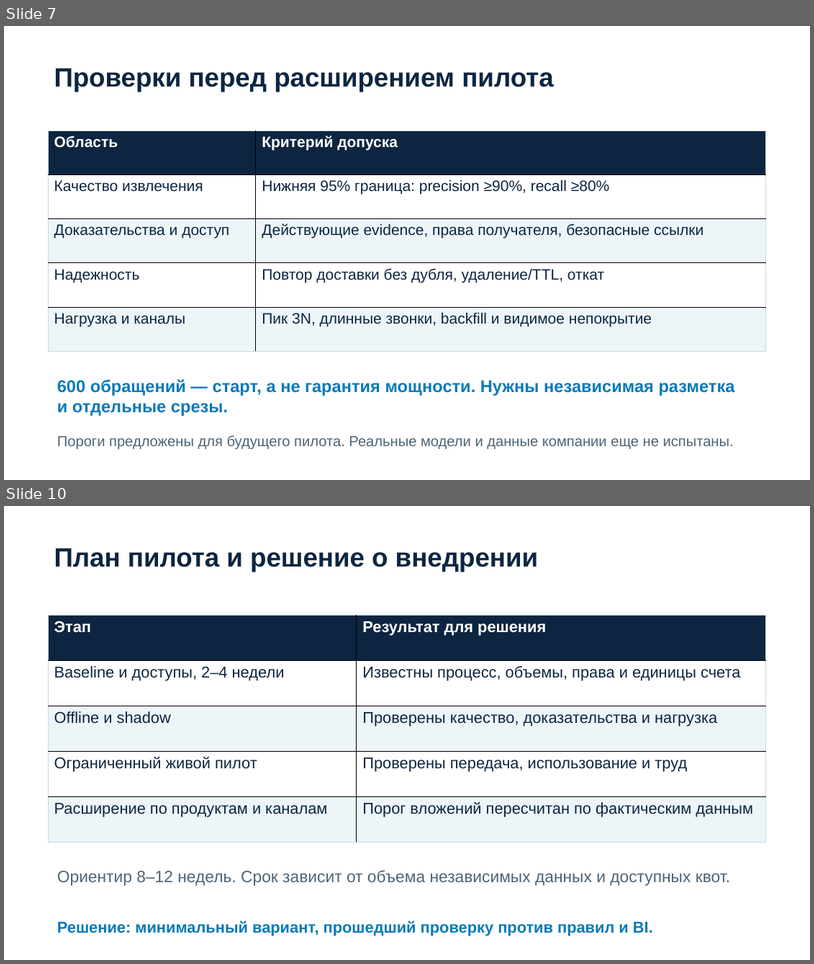
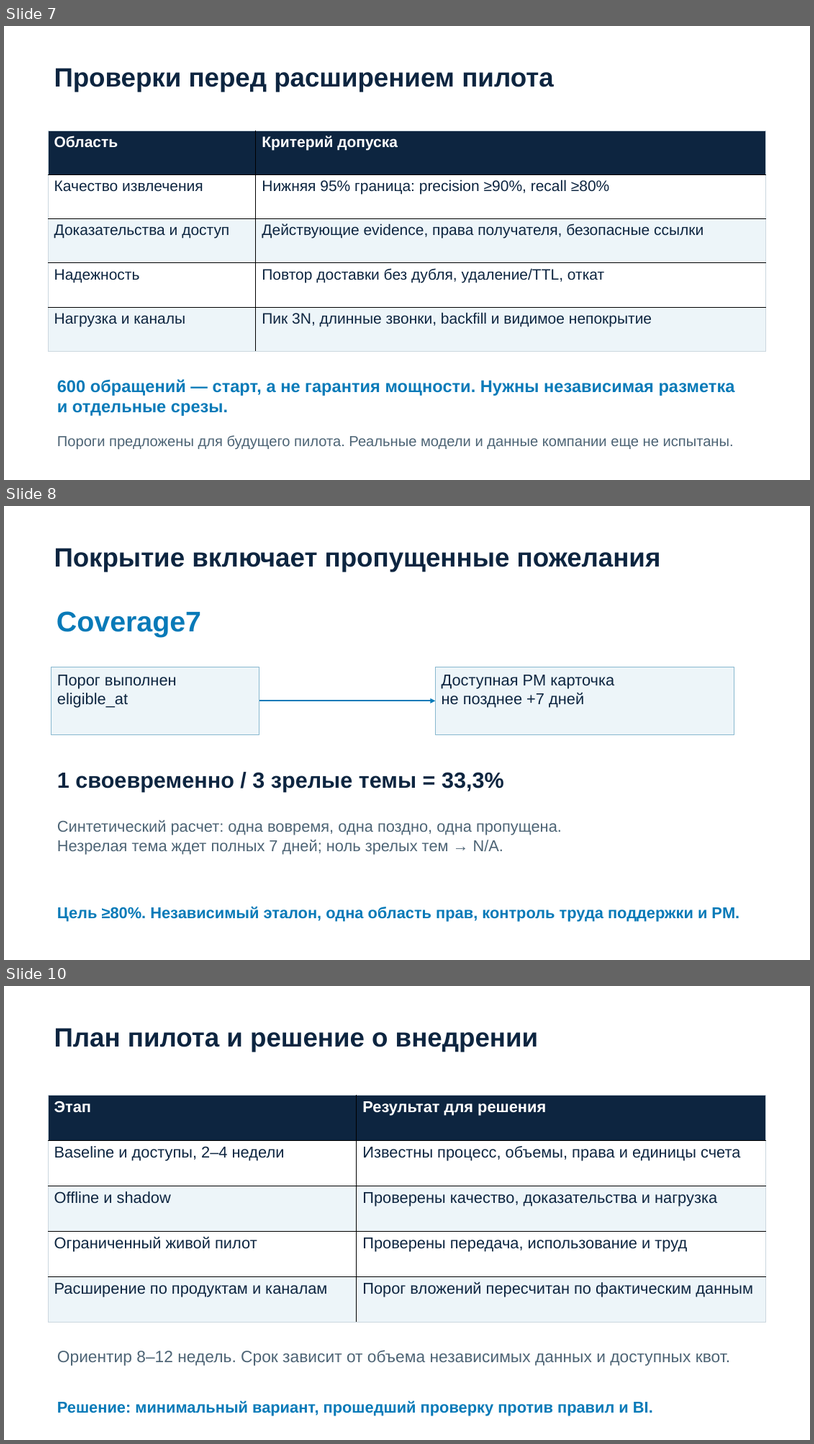
Before and after one commit to egorbaranos-max/intelligence-cup-feedback-agent, a slide deck: submission/presentation.pptx. Shown one above the other, each under a label of ours: slides 7 and 10 before the commit, slides 7, 8 and 10 after it; the slides between them are not shown. The pictures are 814x964 and 814x1444 pixels, drawn with LibreOffice and Linux fonts; fonts in the diff are those of the drawing. Boxes give left, top, right and bottom in pixels: in the first picture for what was removed or moved away, otherwise in the second. Text is boxed around its words. In the diff, an @@ line names an element or a change of style, - is before the commit and + after.

Commit message:
Harden evidence gates and add auditable finance and coverage calculators

```diff
--- a/submission/presentation.pptx
+++ b/submission/presentation.pptx
@@ slide 8 added at (x1=4, y1=506, x2=810, y2=960), background #FFFFFF @@
@@ text added at (x1=54, y1=548, x2=661, y2=572), 31.5 pt, text #0D2540, bold @@
+Покрытие включает пропущенные пожелания
@@ text added at (x1=57, y1=611, x2=201, y2=637), 33.8 pt, text #087AB8, bold @@
+Coverage7
@@ rectangle added at (x1=52, y1=667, x2=260, y2=735), fill #EDF5F9, outline #88B8CF 0.9 pt, 18.8 pt, text #0D2540 @@
+Порог выполнен
+eligible_at
@@ rectangle added at (x1=436, y1=667, x2=736, y2=735), fill #EDF5F9, outline #88B8CF 0.9 pt, 18.8 pt, text #0D2540 @@
+Доступная PM карточка
+не позднее +7 дней
@@ arrow added from (260, 701) to (436, 701), #087AB8 1.88 pt @@
@@ text added at (x1=57, y1=772, x2=504, y2=792), 26.2 pt, text #0D2540, bold @@
+1 своевременно / 3 зрелые темы = 33,3%
@@ text added at (x1=57, y1=820, x2=562, y2=854), 18.8 pt, text #4D6475 @@
+Синтетический расчет: одна вовремя, одна поздно, одна пропущена.
+Незрелая тема ждет полных 7 дней; ноль зрелых тем → N/A.
@@ text added at (x1=57, y1=906, x2=740, y2=921), 18.8 pt, text #087AB8, bold @@
+Цель ≥80%. Независимый эталон, одна область прав, контроль труда поддержки и PM.
```
Also in this commit, not shown: 2 slides changed, 2 other slides added, 3 slides removed, 23 other files.
